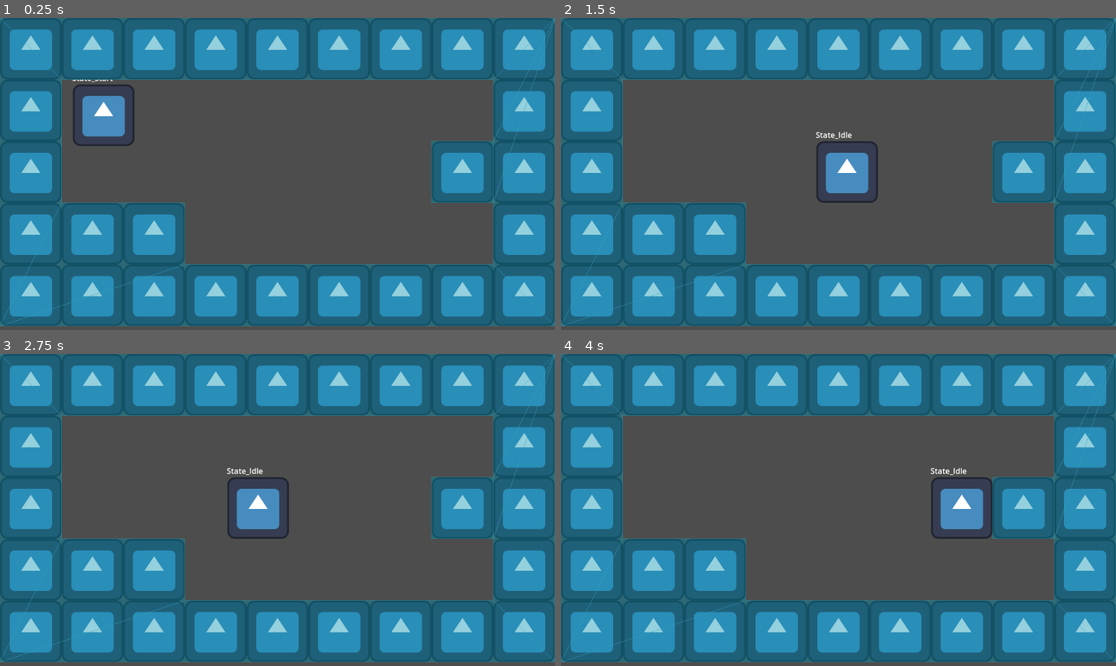
Above: before the commit, frames 1-4 (two rows, left to right).
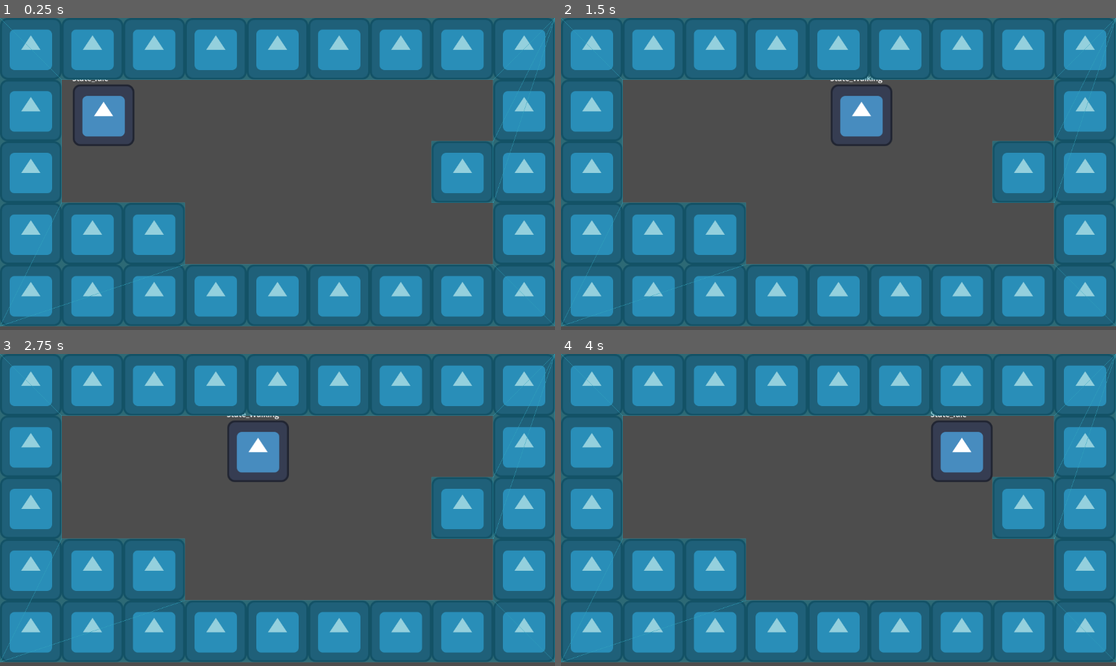
Above: after the commit, the same moments.

Repository: Judosii/Godot-StateMachine-SignalBus-Component
Game: Godot game, scene res://scenes/test_scene.tscn
The game is run twice, just before and just after one commit, with the same random seed, the same clock (stepped at 60 frames per second) and the same inputs. The engine's default icon, where the game draws it, is replaced by a stand-in: a white triangle on a blue panel in a dark square.
Inputs:
- Up to frame 1 (0.25 s): no input
- Up to frame 2 (1.5 s): tap Enter (ui_accept) at 0.5, 0.6, 0.77, 1.07, 1.35 s; hold Right (ui_right) from 0.53 s (still down)
- Up to frame 3 (2.75 s): tap Enter (ui_accept) at 1.52, 1.82, 2.1 s; release Right (ui_right) at 2.03 s; hold Left (ui_left) from 2.03 s (still down)
- Up to frame 4 (4 s): release Left (ui_left) at 2.78 s; hold Right (ui_right) from 2.78 s (still down); tap Enter (ui_accept) at 2.85, 3.02, 3.32, 3.6, 3.77 s

The runs differ from the first frame. In frame 1, less than 0.1% of the frame differs, in the area x 17-21%, y 19-21%; in frame 2, 2.6%, in the area x 45-60%, y 18-60%; in frame 3, 2.6%; in frame 4, 2.6%.

Commit message:
starting a possible ressource to do work

Diff:
--- a/daProject/engine/Components/COMP_Collision.gd
+++ b/daProject/engine/Components/COMP_Collision.gd
@@ -42,23 +42,19 @@
 		CompColl_leftCeiling.emit()
 
 func CompColl_SetColl(i: int, b:bool):
+	if i < 0: i = 0
+	if i > 2: i = 2
 	match i:
-		0:
-			entityIsOnFloor = b
-		1:
-			entityIsOnWall = b
-		2:
-			entityIsOnCeiling = b
+		0:entityIsOnFloor = b
+		1:entityIsOnWall = b
+		2:entityIsOnCeiling = b
 
 func CompColl_GetColl(i:int) -> bool:
 	if i < 0: i = 0
 	if i > 2: i = 2
 	match i:
-		0:
-			return entityIsOnFloor
-		1:
-			pass
-		2:
-			pass
+		0:return entityIsOnFloor
+		1:return entityIsOnWall
+		2:return entityIsOnCeiling
 	printerr("how? ",i)
 	return false
--- a/daProject/engine/Components/COMP_Gravity.gd
+++ b/daProject/engine/Components/COMP_Gravity.gd
@@ -2,3 +2,6 @@
 
 func CompGrav_ReturnGravity(delta: float) -> Vector2:
 	return entityParent.get_gravity() * delta
+
+func CompGrav_ApplyGravityToParent(delta: float):
+	entityParent.velocity.y = entityParent.get_gravity().y * delta
--- a/daProject/engine/Components/COMP_Input.gd
+++ b/daProject/engine/Components/COMP_Input.gd
@@ -4,10 +4,12 @@
 signal CompInput_directionPressed
 signal CompInput_directionReleased
 signal CompInput_jumpPressed(float)
+signal CompInput_delta(float)
 
 var dirPressed: bool = false
 
 func _process(delta: float) -> void:
+	CompInput_delta.emit(delta)
 	var _inputDir : int = int(Input.is_action_pressed("ui_right")) - int(Input.is_action_pressed("ui_left"))
 	if _inputDir != 0 && dirPressed == false:
 		dirPressed = true
--- a/daProject/engine/Components/Component_Base.gd
+++ b/daProject/engine/Components/Component_Base.gd
@@ -2,6 +2,7 @@
 
 @onready var entityParent : Entity = $"../.."
 @export var signalBroker : SignalBroker
+@export var brokerBridge: SignalBrokerBridge
 @export_group("signals to register")
 @export var signalsToRegister: Array[String]
 @export_group("functions to register")
--- /dev/null
+++ b/daProject/engine/CustomResources/ConnectionToSignalBroker.gd
@@ -0,0 +1,31 @@
+extends Resource
+class_name SignalBrokerBridge
+
+var broker : SignalBroker
+
+@export var b: Callable
+
+### TODO WRITING
+
+## BASE PICKER MENU
+#Show every function and signal of attached node
+#Loop through all of them, doing signalBroker.get_x
+#If null, then it has not been connected yet
+#Else, it has been connected
+#Organise by node alphabetically with drop down menu as such:
+#O-node...v
+#O-node...^
+#|-signal name
+#|-function name
+
+## REGISTERING SIGNALS AND FUNCTIONS
+#Have a checkmark next to every signal / function
+#Clicking it connects/ unconnects to the broker
+#Organise by signal alphabetically, then by function alphabetically
+
+## CONNECTING SIGNALS TO FUNCTIONS
+#Should have a slightly different menu, where you can choose a signal then a function
+#Prioritise showing the node's functions first
+
+func RegisterBroker():
+	pass
--- a/daProject/engine/SignalBroker/signal_broker.gd
+++ b/daProject/engine/SignalBroker/signal_broker.gd
@@ -15,6 +15,9 @@
 		return signalRegistry.get(signal_name,null)
 	return null
 
+func delete_signal(signal_name: String) -> bool:
+	return signalRegistry.erase(signal_name)
+
 func register_Callable(func_name: String,emitter: Node):
 	if func_name not in functionRegistry:
 		functionRegistry[func_name] = emitter
@@ -24,3 +27,6 @@
 	if functionRegistry.has(func_name):
 		return functionRegistry.get(func_name,null)
 	return null
+
+func deelte_Callable(func_name: String) -> bool:
+	return functionRegistry.erase(func_name)
--- a/daProject/engine/StateMachine/State_Base.gd
+++ b/daProject/engine/StateMachine/State_Base.gd
@@ -1,9 +1,4 @@
 class_name StateBase extends Node
-
-@export_group("state variables")
-@export var canBeHurt: bool
-@export var canJump: bool
-@export var applyGravity: bool
 
 @onready var stateManager : StateMachine = $".."
 @onready var signalBroker : SignalBroker = stateManager.signalBroker
@@ -19,12 +14,6 @@
 	print("")
 	print("activating state: ", name)
 	ConnectToSignals()
-	if canBeHurt:
-		pass
-	if canJump:
-		pass
-	if applyGravity:
-		pass
 
 func DeactivateState():
 	print("deactivating state: ", name)
--- a/daProject/engine/StateMachine/States/STATE_Start.gd
+++ b/daProject/engine/StateMachine/States/STATE_Start.gd
@@ -2,6 +2,16 @@
 
 @export var idleState: StateBase
 @export var r : RayCast2D
+
+func ActivateState():
+	super.ActivateState()
+	while r.is_colliding() == false:
+		entityParent.position += r.target_position
+	var p: float = r.get_collision_point().y
+	var playerHeight: float = entityParent.get_node("CollisionShape2D").shape.size.y
+	entityParent.position.y = p - playerHeight/2
+	# collision components, set onFloor to true
+	stateManager._changeState(idleState)
 
 
 func StateFunction(_delta:float):
@@ -15,4 +25,5 @@
 			var p :float = r.get_collision_point().y
 			var playerHeight: float = entityParent.get_node("CollisionShape2D").shape.size.y
 			entityParent.position.y = p - playerHeight/2
+			# collision components, set onFloor to true
 			stateManager._changeState(idleState)
--- /dev/null
+++ b/daProject/scenes/player.tres
@@ -0,0 +1,35 @@
+[gd_resource type="VisualShader" load_steps=2 format=3 uid="uid://behf2u2oufvqr"]
+
+[sub_resource type="VisualShaderNodeColorFunc" id="VisualShaderNodeColorFunc_ew3cc"]
+
+[resource]
+code = "shader_type canvas_item;
+render_mode blend_mix;
+
+
+
+
+void vertex() {
+	vec3 n_out2p0;
+// ColorFunc:2
+	vec3 n_in2p0 = vec3(0.00000, 0.00000, 0.00000);
+	{
+		vec3 c = n_in2p0;
+		float max1 = max(c.r, c.g);
+		float max2 = max(max1, c.b);
+		n_out2p0 = vec3(max2, max2, max2);
+	}
+
+
+// Output:0
+	VERTEX = vec2(n_out2p0.xy);
+
+
+}
+"
+mode = 1
+flags/light_only = false
+nodes/vertex/0/position = Vector2(400, 160)
+nodes/vertex/2/node = SubResource("VisualShaderNodeColorFunc_ew3cc")
+nodes/vertex/2/position = Vector2(60, 160)
+nodes/vertex/connections = PackedInt32Array(2, 0, 0, 0)
--- a/daProject/scenes/player.tscn
+++ b/daProject/scenes/player.tscn
@@ -1,9 +1,10 @@
-[gd_scene load_steps=26 format=3 uid="uid://drsri7xs5guyt"]
+[gd_scene load_steps=28 format=3 uid="uid://drsri7xs5guyt"]
 
 [ext_resource type="Script" uid="uid://dj34vid5dtxf" path="res://scenes/TemplatePlayerScript.gd" id="1_qhqgy"]
 [ext_resource type="Texture2D" uid="uid://dyf2tlsdgaykh" path="res://icon.svg" id="2_qhqgy"]
 [ext_resource type="Script" uid="uid://bnri7gjpc5beq" path="res://engine/SignalBroker/signal_broker.gd" id="3_qhqgy"]
 [ext_resource type="Script" uid="uid://bo2qd5qc5x753" path="res://engine/Components/COMP_Input.gd" id="4_dqkch"]
+[ext_resource type="Script" uid="uid://bhwv17pkbp6pr" path="res://engine/CustomResources/ConnectionToSignalBroker.gd" id="5_jej6c"]
 [ext_resource type="Script" uid="uid://dle5oiwrprsjs" path="res://engine/StateMachine/State_Machine.gd" id="5_qlg0r"]
 [ext_resource type="Script" uid="uid://bjiiemovwwjuy" path="res://engine/Components/COMP_Move.gd" id="5_smehm"]
 [ext_resource type="Script" uid="uid://cl0s651m5elkg" path="res://engine/Components/COMP_Collision.gd" id="5_y4r1p"]
@@ -16,6 +17,10 @@
 [sub_resource type="RectangleShape2D" id="RectangleShape2D_dqkch"]
 size = Vector2(128, 128)
 
+[sub_resource type="Resource" id="Resource_oprun"]
+script = ExtResource("5_jej6c")
+metadata/_custom_type_script = "uid://bhwv17pkbp6pr"
+
 [sub_resource type="Resource" id="Resource_jej6c"]
 script = ExtResource("7_fjrip")
 signalName = "CompColl_touchedFloor"
@@ -112,7 +117,8 @@
 [node name="InputComponent" type="Node" parent="ComponentsHolder" node_paths=PackedStringArray("signalBroker")]
 script = ExtResource("4_dqkch")
 signalBroker = NodePath("../../SignalBroker")
-signalsToRegister = Array[String](["CompInput_direction", "CompInput_directionPressed", "CompInput_directionReleased", "CompInput_jumpPressed"])
+brokerBridge = SubResource("Resource_oprun")
+signalsToRegister = Array[String](["CompInput_delta", "CompInput_direction", "CompInput_directionPressed", "CompInput_directionReleased", "CompInput_jumpPressed"])
 
 [node name="CollisionComponent" type="Node" parent="ComponentsHolder" node_paths=PackedStringArray("signalBroker")]
 script = ExtResource("5_y4r1p")
@@ -163,13 +169,13 @@
 [node name="GravityComponent" type="Node" parent="ComponentsHolder" node_paths=PackedStringArray("signalBroker")]
 script = ExtResource("8_d2wvv")
 signalBroker = NodePath("../../SignalBroker")
-functionsToRegister = Array[String](["CompGrav_ReturnGravity"])
+functionsToRegister = Array[String](["CompGrav_ReturnGravity", "CompGrav_ApplyGravityToParent"])
 metadata/_custom_type_script = "uid://drr18chxkl5kj"
 
 [node name="StateMachine" type="Node" parent="." node_paths=PackedStringArray("signalBroker", "curState")]
 script = ExtResource("5_qlg0r")
 signalBroker = NodePath("../SignalBroker")
-curState = NodePath("State_Start")
+curState = NodePath("State_Idle")
 
 [node name="State_Start" type="Node" parent="StateMachine" node_paths=PackedStringArray("idleState", "r")]
 script = ExtResource("10_3v2ag")
Not shown, added: daProject/engine/CustomResources/ConnectionToSignalBroker.gd.uid
